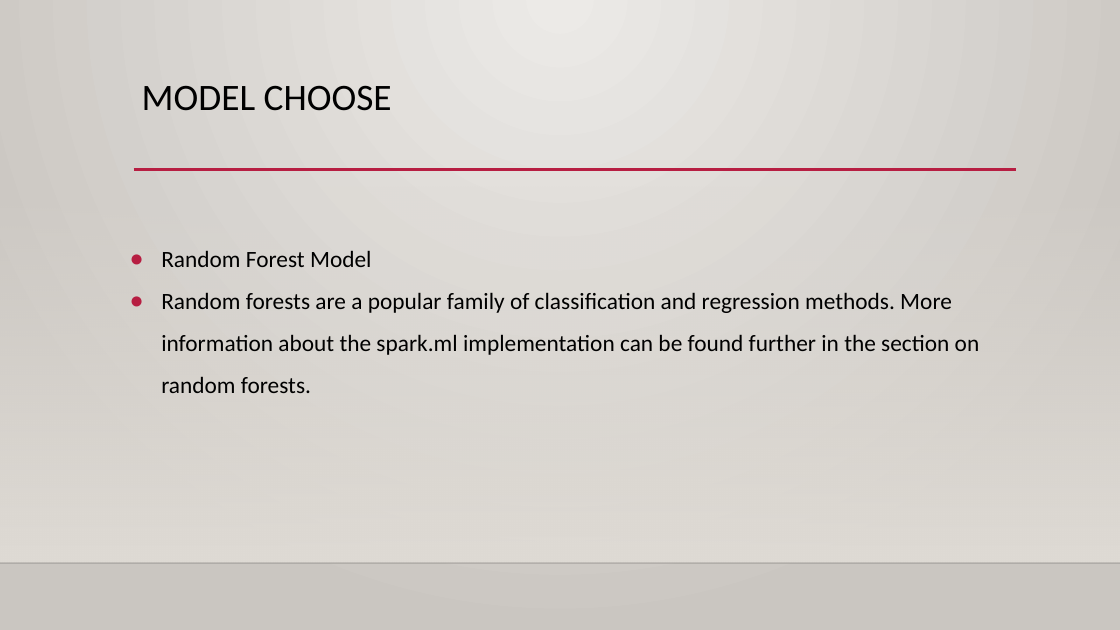
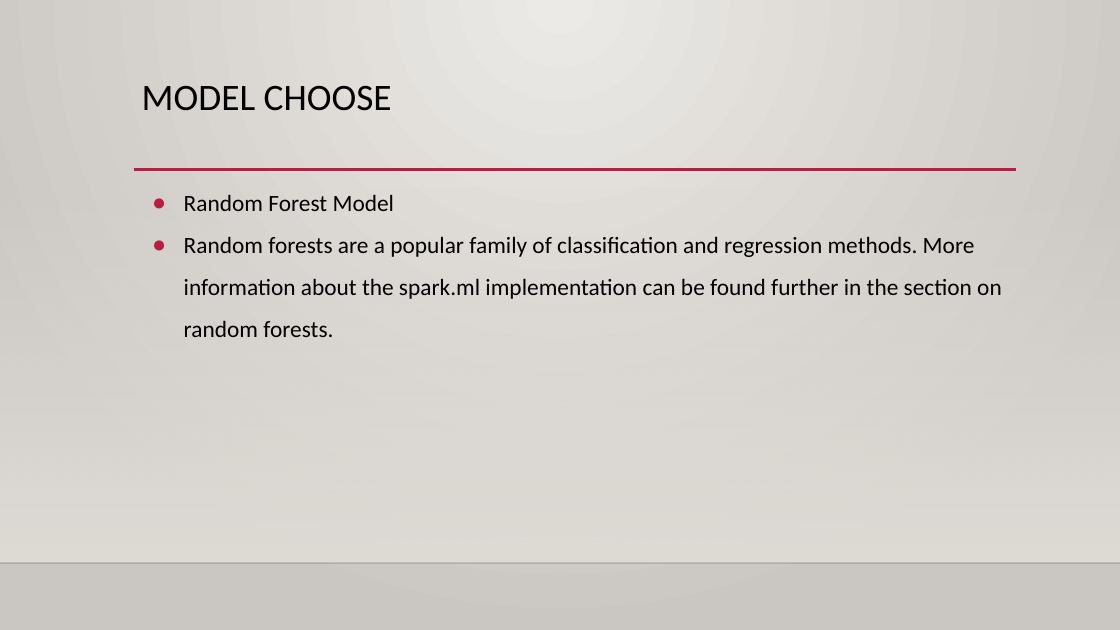
Before and after one commit to MAQI-SHI/CSYE-7200-Final-Project-Team-6, a slide deck: slide 13 of finalPresentation.pptx. Drawn at 1120x630 pixels with LibreOffice and Linux fonts; fonts in the diff are those of the drawing; background and template pictures are left out. Boxes give left, top, right and bottom in pixels: in the first picture for what was removed or moved away, otherwise in the second. Text is boxed around its words. In the diff, an @@ line names an element or a change of style, - is before the commit and + after.

```diff
--- a/finalPresentation.pptx
+++ b/finalPresentation.pptx
@@ text "Random Forest Model" moved from (x1=161, y1=250, x2=980, y2=393) to (x1=184, y1=194, x2=1002, y2=337) @@
```
Also in this commit, not shown: 2 other slides changed.
